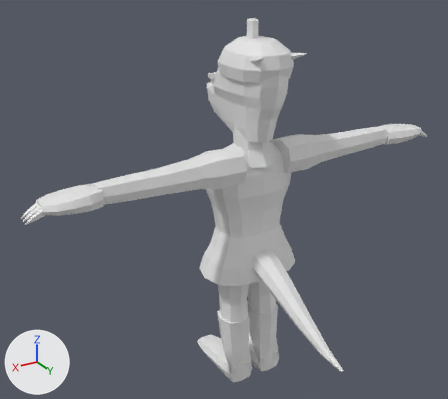
An edit to the Blender file art/models/characters/kobold.blend, drawn before and after from the same camera.
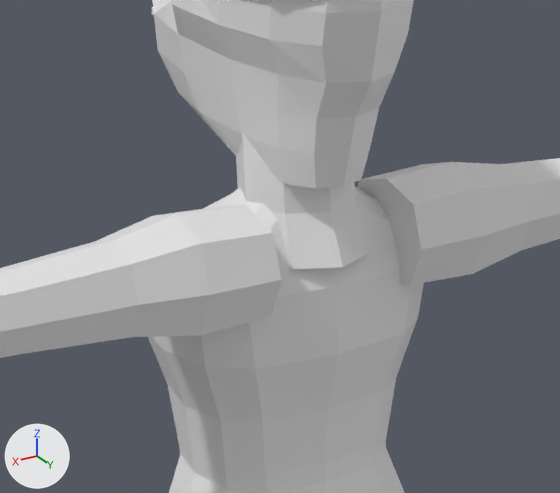
There are two pictures of each version: one whole from a 50 mm lens placed at (0.881, 1.333, 1.257), pointed at (0.089, 0.012, 0.597), one close up on the part from 36% to 75% of the width and 21% to 60% of the height. The axes (+X, +Y, +Z) are drawn at lower left. The lights are the same throughout. The older version's two pictures come first.

Before the edit, the objects in view are built like this:
```python
me_tunic = bpy.data.meshes.new('Tunic')
me_tunic.from_pydata(...)  # 3424 vertices, 1788 faces; spans x -0.624..0.624, y -0.233..0.428, z 0.003..1.0
me_tunic.materials.append(mat_human)  # white #e7e7e7
ob_body = bpy.data.objects.new('Body', me_tunic)
ob_body.location = (0.0, 0.0, 0.0)
```
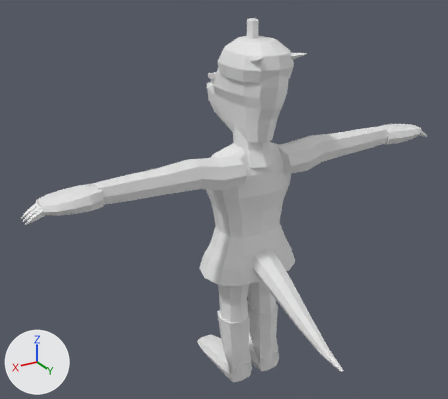
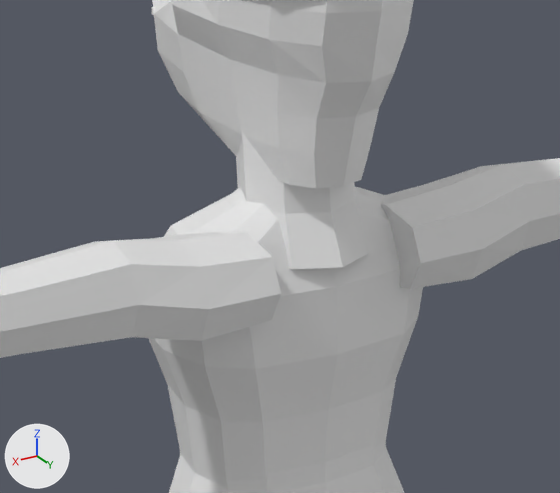
What changed in the scene script:
```text
Change me_tunic:
    where me_tunic.from_pydata(...)  # 3424 vertices, 1788 faces; spans x -0.624..0.624, y -0.233..0.428, z 0.003..1.0
    used by ob_body; location = (0.0, 0.0, 0.0)
    me_tunic part 1: the loose piece of 8 vertices spanning x -0.069, y -0.01..0.093, z 0.654..0.748 is scaled about its middle by (0.333, 1, 0.765), then moved by (0.0, 0.0, -0.012)
    me_tunic part 2: 96 of 3424 vertices moved; they spanned x -0.134..0.134, y -0.01..0.093, z 0.65..0.752 and now span x -0.134..0.134, y -0.01..0.093, z 0.647..0.73; mean shift (0.0, 0.0, -0.012); largest move (0.069, 0.041, 0.748) -> (0.069, 0.041, 0.725)
```

Where the change shows, as pixel boxes [x1, y1, x2, y2] in the close-ups (560 x 493 px; the box of a moved part takes in the faces that stretch with it):
part 1 of me_tunic, moved or reshaped: before [357, 179, 421, 285]; after [381, 186, 481, 289]
part 2 of me_tunic, moved or reshaped: before [94, 162, 530, 337]; after [113, 164, 530, 341]
